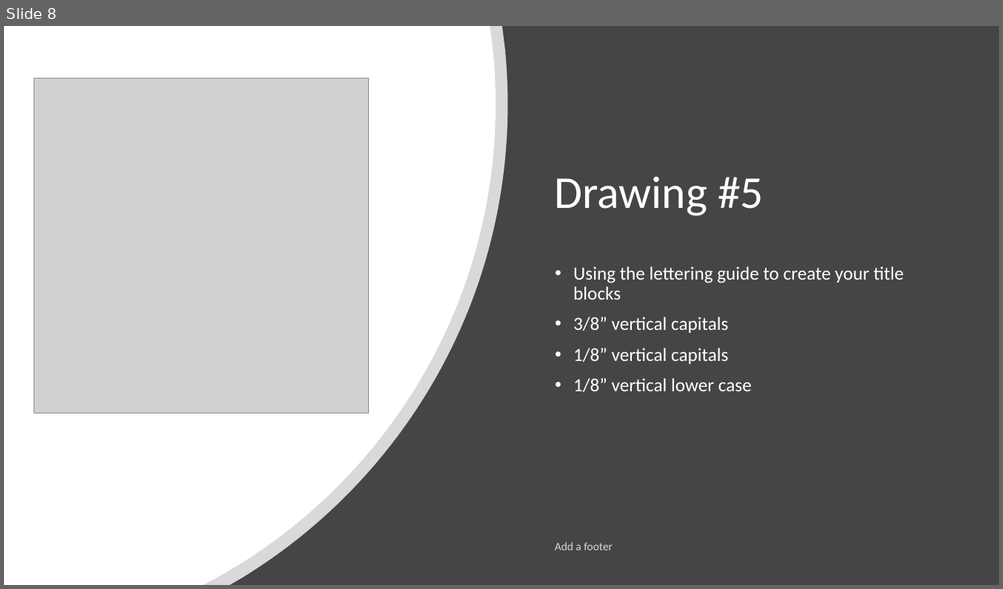
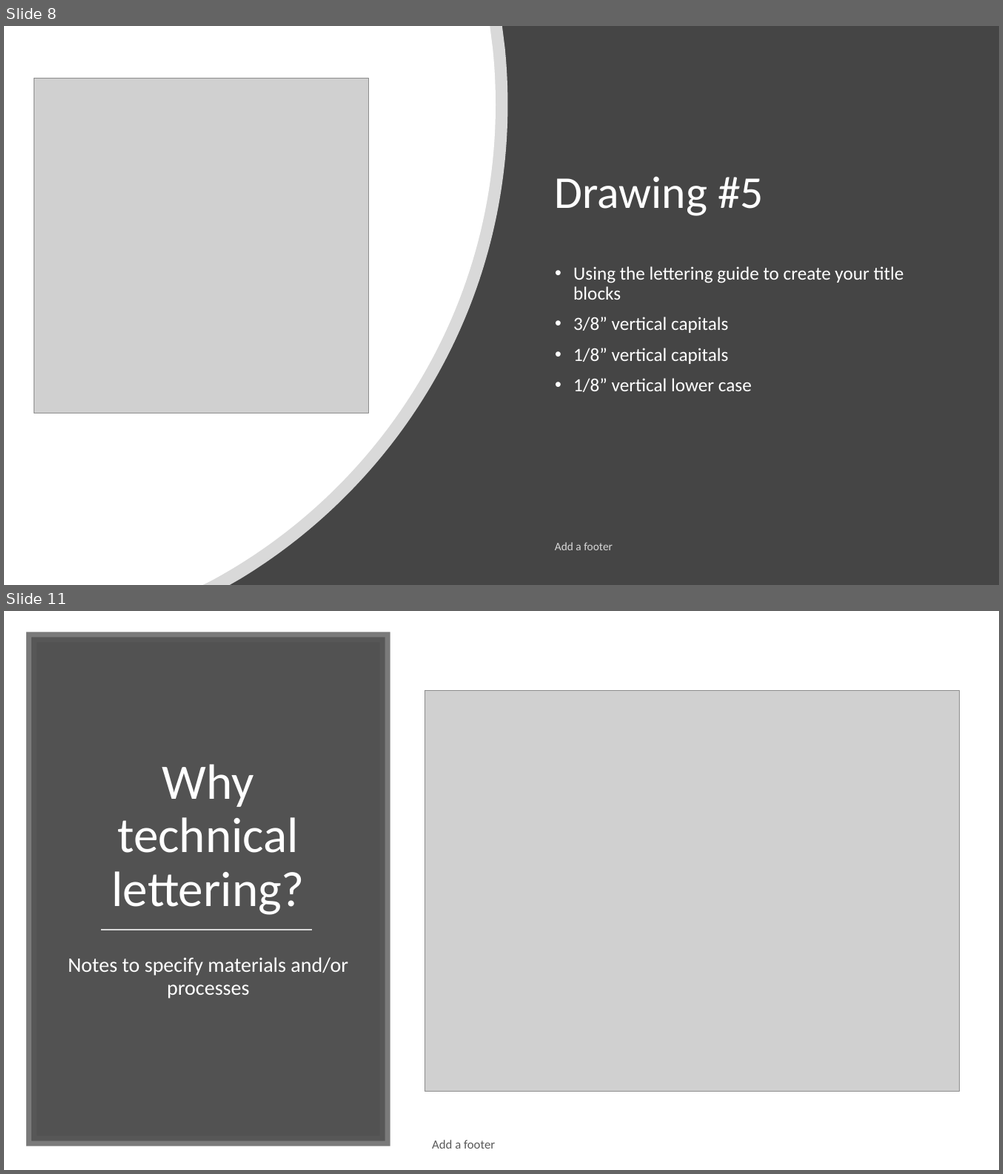
Before and after one commit to nickvertucci/Technology-Education-Curriculum, a slide deck: High School/Design and Drawing for Production/Unit 3 - Introduction to Lettering/Section 1 - What is Lettering/Assets/Unit 3 - Section 1 - What is Lettering.pptx. Shown one above the other, each under a label of ours: slide 8 before the commit, slides 8 and 11 after it; the slides between them are not shown. The pictures are 1003x589 and 1003x1174 pixels, drawn with LibreOffice and Linux fonts; fonts in the diff are those of the drawing; grey boxes stand for pictures. Boxes give left, top, right and bottom in pixels: in the first picture for what was removed or moved away, otherwise in the second. Text is boxed around its words. In the diff, an @@ line names an element or a change of style, - is before the commit and + after.

```diff
--- a/High School/Design and Drawing for Production/Unit 3 - Introduction to Lettering/Section 1 - What is Lettering/Assets/Unit 3 - Section 1 - What is Lettering.pptx
+++ b/High School/Design and Drawing for Production/Unit 3 - Introduction to Lettering/Section 1 - What is Lettering/Assets/Unit 3 - Section 1 - What is Lettering.pptx
@@ slide 11 added at (4,611,999,1170), background #FFFFFF @@
@@ rectangle added at (31,637,385,1142), fill #404040 at 90% opacity, outline #595959 10 pt @@
@@ picture added at (425,691,960,1092) @@
@@ title added at (112,764,304,915), 48 pt, text #FFFFFF @@
+Why technical lettering?
@@ line added from (101, 931) to (312, 931), #D9D9D9 1.75 pt @@
@@ text added at (68,957,348,999), 20 pt, text #FFFFFF @@
+Notes to specify materials and/or processes
@@ text added at (432,1140,495,1149), 12 pt, text #595959 @@
+Add a footer
```
Also in this commit, not shown: 4 other slides added, 3 other files.
